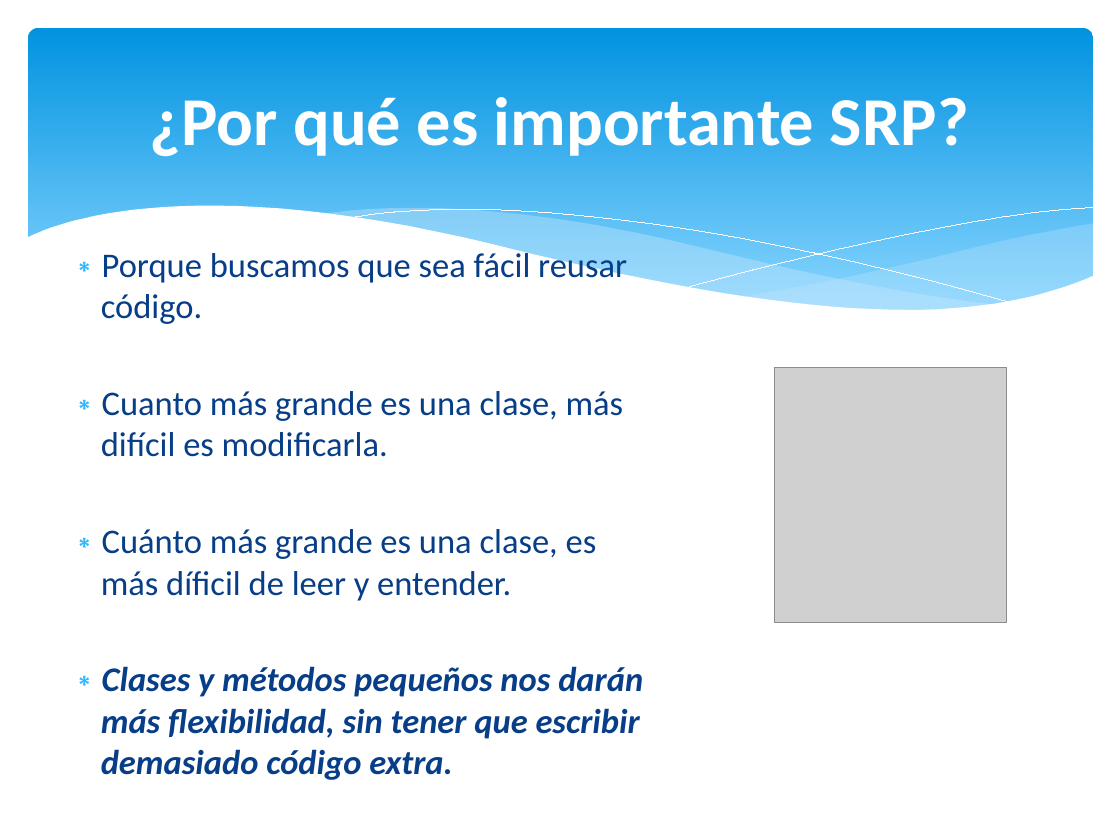
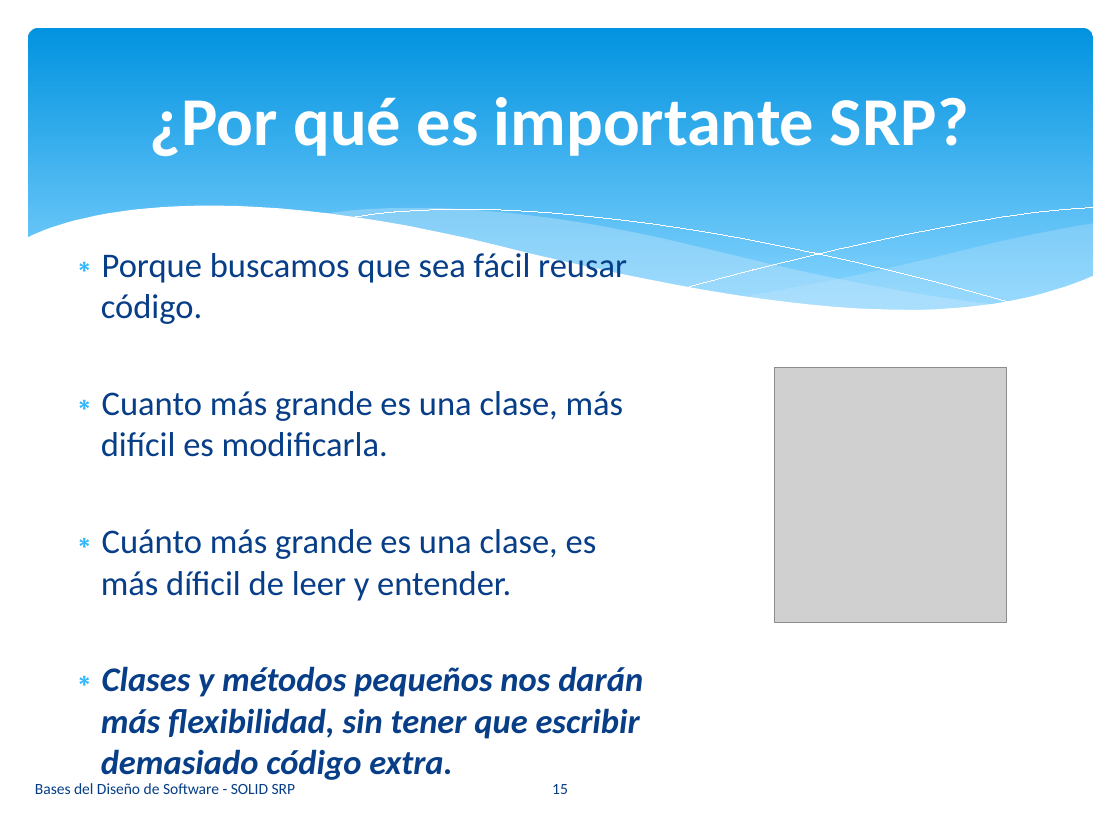
Before and after one commit to vvalotto/Base-Disenio-Software, a slide deck: slide 15 of 03. Principios SOLID - SRP.pptx. Drawn at 1120x840 pixels with LibreOffice and Linux fonts; fonts in the diff are those of the drawing; grey boxes stand for pictures. Boxes give left, top, right and bottom in pixels: in the first picture for what was removed or moved away, otherwise in the second. Text is boxed around its words. In the diff, an @@ line names an element or a change of style, - is before the commit and + after.

```diff
--- a/03. Principios SOLID - SRP.pptx
+++ b/03. Principios SOLID - SRP.pptx
@@ text added at [35, 783, 296, 794], 10 pt, text #073E87 @@
+Bases del Diseño de Software - SOLID SRP
@@ page number added at [552, 784, 568, 794], 10 pt, text #073E87 @@
+15
```
Also in this commit, not shown: 13 other slides changed, 1 slide added, 1 slide removed, 4 other files.
